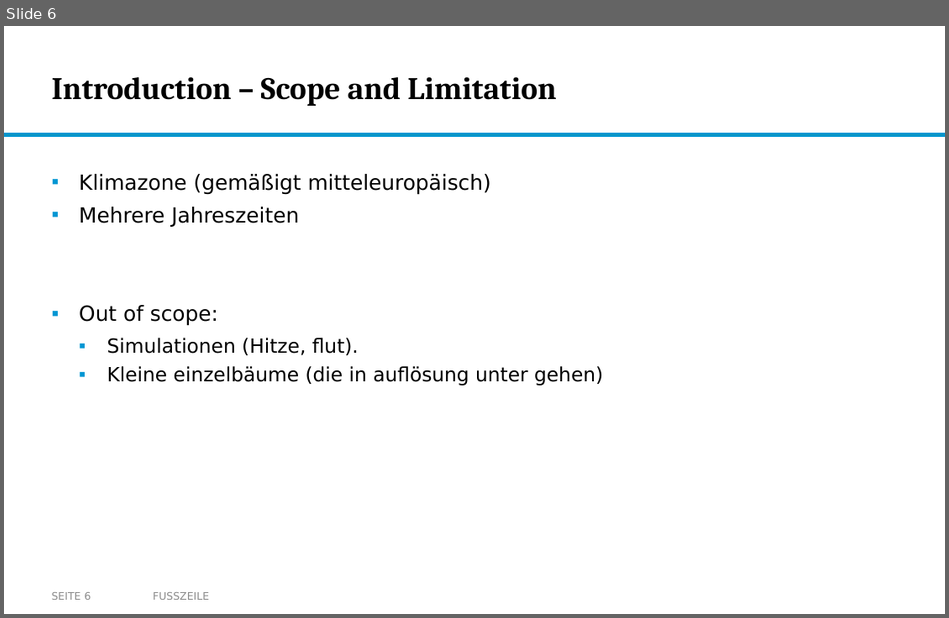
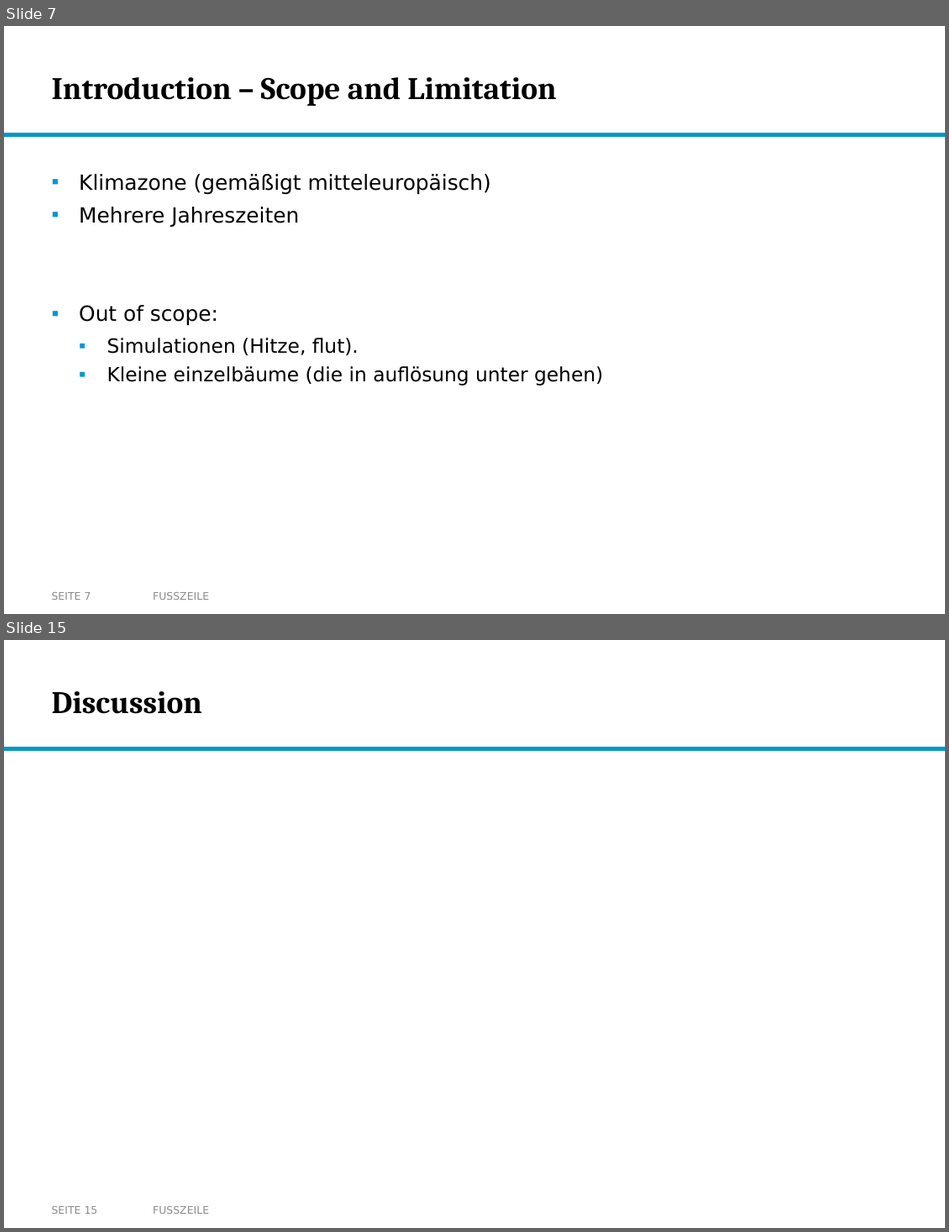
Before and after one commit to nikmaster/wu_dslab_infrared-city, a slide deck: deliverables/3b. intermediate slides/Intermediate Slides.pptx. Shown one above the other, each under a label of ours: slide 6 before the commit, slides 7 and 15 after it; the slides between them are not shown. The pictures are 949x618 and 949x1232 pixels, drawn with LibreOffice and Linux fonts; fonts in the diff are those of the drawing; background and template pictures are left out. Boxes give left, top, right and bottom in pixels: in the first picture for what was removed or moved away, otherwise in the second. Text is boxed around its words. In the diff, an @@ line names an element or a change of style, - is before the commit and + after.

```diff
--- a/deliverables/3b. intermediate slides/Intermediate Slides.pptx
+++ b/deliverables/3b. intermediate slides/Intermediate Slides.pptx
@@ slide 15 added at (x1=4, y1=640, x2=945, y2=1228), background #FFFFFF; not listed: 1 template element that a slide beside it also shows @@
@@ title added at (x1=52, y1=691, x2=202, y2=714), 24 pt, text #000000, bold @@
+Discussion
@@ page number added at (x1=52, y1=1206, x2=98, y2=1214), 8 pt, text #8C8C8C @@
+SEITE 15
@@ text added at (x1=153, y1=1206, x2=209, y2=1214), 8 pt, text #8C8C8C @@
+FUSSZEILE
@@ what was slide 6 is now slide 7 @@
@@ page number at (x1=52, y1=592, x2=91, y2=600): text changed @@
-SEITE 6
+SEITE 7
```
Also in this commit, not shown: 2 slides changed, 7 other slides added.
